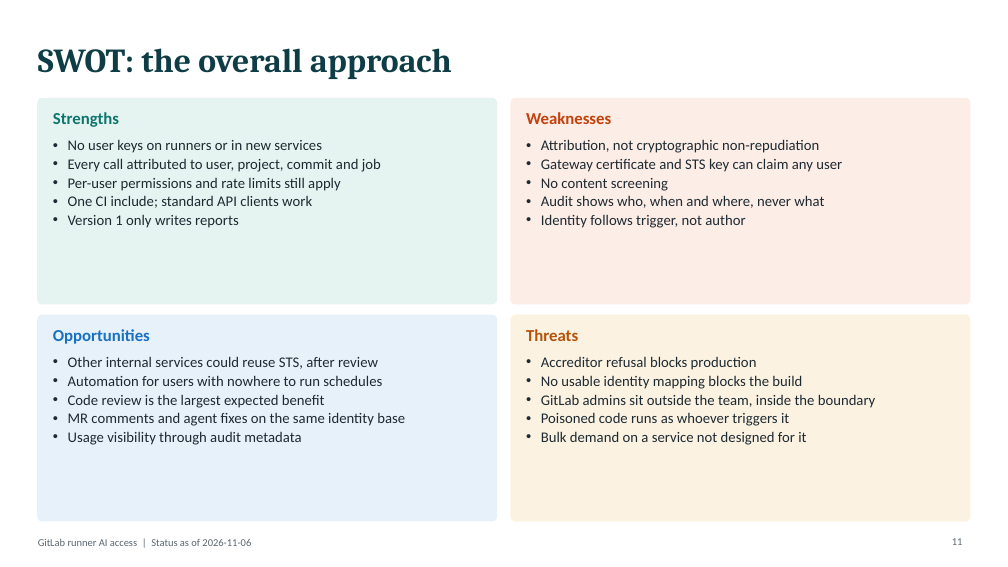
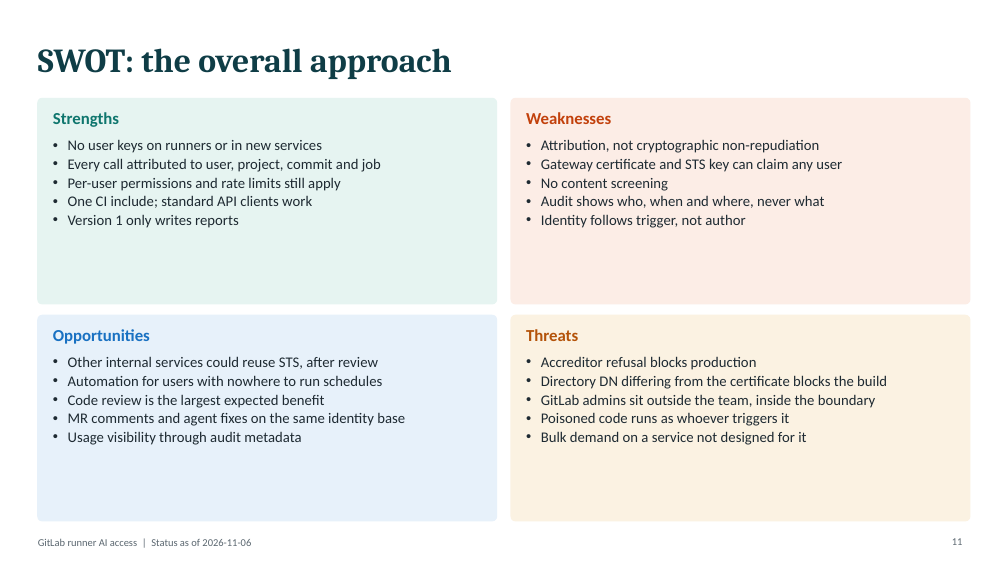
Before and after one commit to sgtslaughta/gl_ai_gateway, a slide deck: slide 11 of docs/briefing/gitlab-runner-ai-access-briefing.pptx. Drawn at 1008x567 pixels with LibreOffice and Linux fonts; fonts in the diff are those of the drawing. Boxes give left, top, right and bottom in pixels: in the first picture for what was removed or moved away, otherwise in the second. Text is boxed around its words. In the diff, an @@ line names an element or a change of style, - is before the commit and + after.

```diff
--- a/docs/briefing/gitlab-runner-ai-access-briefing.pptx
+++ b/docs/briefing/gitlab-runner-ai-access-briefing.pptx
@@ text at box(541, 375, 887, 389): text changed @@
-• No usable identity mapping blocks the build
+• Directory DN differing from the certificate blocks the build
```
Also in this commit, not shown: 3 other slides changed, 16 other files.
